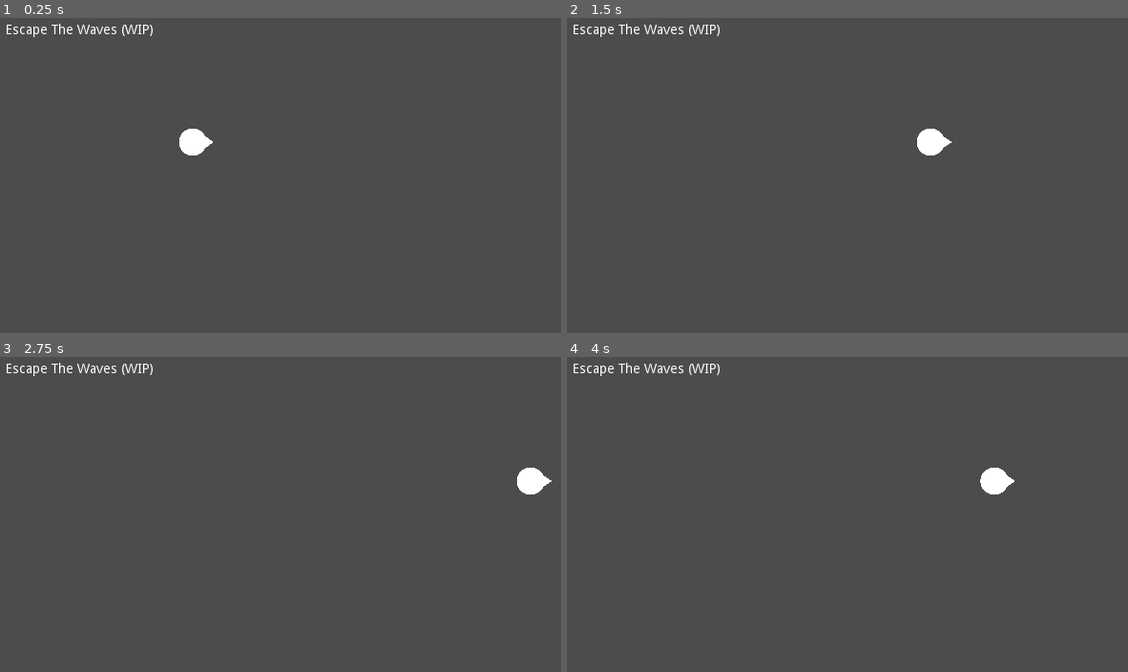
Above: before the commit, frames 1-4 (two rows, left to right).
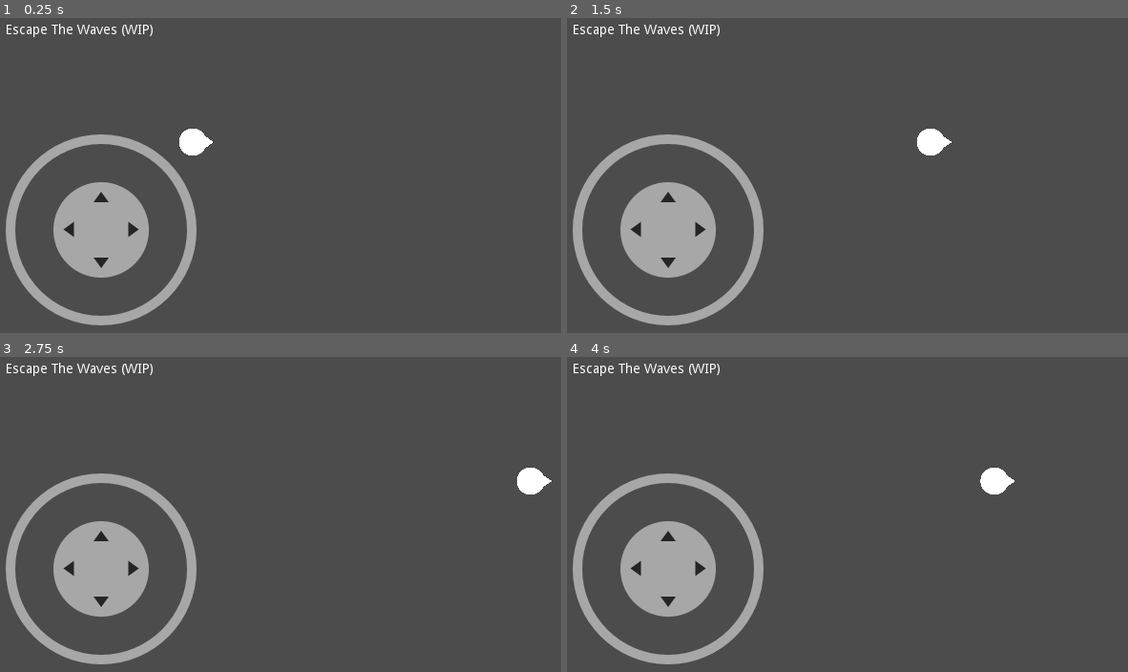
Above: after the commit, the same moments.

Repository: EmilienLeroy/EscapeTheWave
Game: Godot game, scene res://main.tscn
Same seed, same stepped clock (60 frames per second), same inputs: the game is played once before the commit and once after it.
Inputs (mouse positions are in pixels of both pictures, inside the frame that each line leads up to):
- Up to frame 1 (0.25 s): no input
- Up to frame 2 (1.5 s): tap Enter at 0.5 s; move the mouse to (1094, 153) at 0.52 s; hold Right (ui_right) 0.53-1.25 s; click (1094, 153) at 0.67 s; drag from (774, 188) to (886, 238) at 1.27 s
- Up to frame 3 (2.75 s): tap Space at 2 s; move the mouse to (437, 432) at 2.02 s; hold Right (ui_right) from 2.03 s (still down)
- Up to frame 4 (4 s): release Right (ui_right) at 2.75 s; drag from (886, 577) to (696, 457) at 2.77 s; tap Enter at 3.5 s; move the mouse to (outside the picture) at 3.52 s; hold Left (ui_left) from 3.53 s (still down)

The runs differ from the first frame. In frame 1, 7.3% of the frame differs, in the area x 1-36%, y 36-98%; in frame 2, 7.3%; in frame 3, 7.3%; in frame 4, 7.3%.

Commit message:
✨ Add player move using touch

Diff:
--- a/entities/player/player.gd
+++ b/entities/player/player.gd
@@ -1,13 +1,21 @@
 extends KinematicBody2D
 
-var speed = 250
-var velocity = Vector2()
+export (NodePath) var joystick_left_path;
+onready var left : VirtualJoystick = get_node(joystick_left_path)
+
+var speed = 250;
+var velocity = Vector2();
 
 func _physics_process(delta):
-	velocity = get_direction_velocity(velocity, speed);
-	move_and_collide(velocity * delta);
+	if left and left.is_pressed():
+		position += get_position_touch(left.get_output(), speed, delta);
+	else:
+		move_and_collide(get_direction_keys(velocity, speed, delta));
 
-func get_direction_velocity(v: Vector2, s: int):
+func get_position_touch(v: Vector2, s: int, d: float):
+	return v * s * d;
+
+func get_direction_keys(v: Vector2, s: int, d: float):
 	v = Vector2();
 
 	if Input.is_action_pressed('ui_right'):
@@ -19,6 +27,4 @@
 	if Input.is_action_pressed('ui_up'):
 		v.y -= 1
 
-	v = v.normalized() * s;
-
-	return v;
+	return  v.normalized() * s * d;
--- a/main.tscn
+++ b/main.tscn
@@ -1,6 +1,7 @@
-[gd_scene load_steps=2 format=2]
+[gd_scene load_steps=3 format=2]
 
 [ext_resource path="res://entities/player/player.tscn" type="PackedScene" id=1]
+[ext_resource path="res://addons/joystick/virtual_joystick.tscn" type="PackedScene" id=2]
 
 [node name="Main" type="Node2D"]
 
@@ -13,3 +14,10 @@
 
 [node name="Player" parent="." instance=ExtResource( 1 )]
 position = Vector2( 225, 150 )
+joystick_left_path = NodePath("../Virtual joystick")
+
+[node name="Virtual joystick" parent="." instance=ExtResource( 2 )]
+margin_left = 29.0
+margin_top = 142.0
+margin_right = 229.0
+margin_bottom = 342.0
--- a/project.godot
+++ b/project.godot
@@ -7,6 +7,16 @@
 ;   param=value ; assign values to parameters
 
 config_version=4
+
+_global_script_classes=[ {
+"base": "Reference",
+"class": "VirtualJoystick",
+"language": "GDScript",
+"path": "res://addons/joystick/virtual_joystick.gd"
+} ]
+_global_script_class_icons={
+"VirtualJoystick": ""
+}
 
 [application]
 
